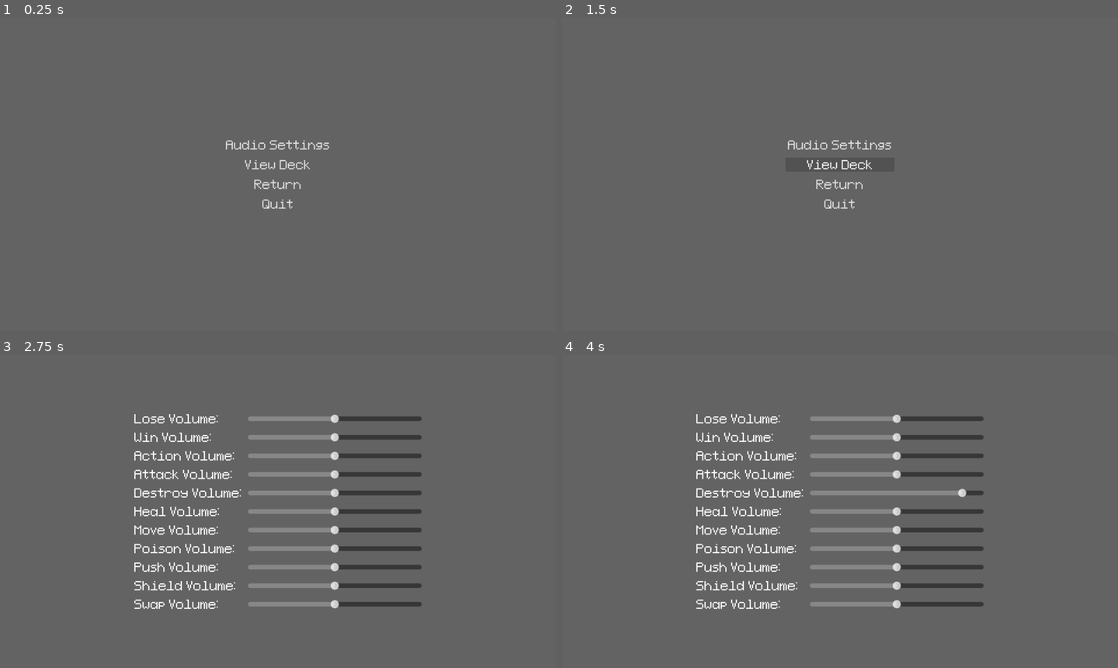
Above: before the commit, frames 1-4 (two rows, left to right).
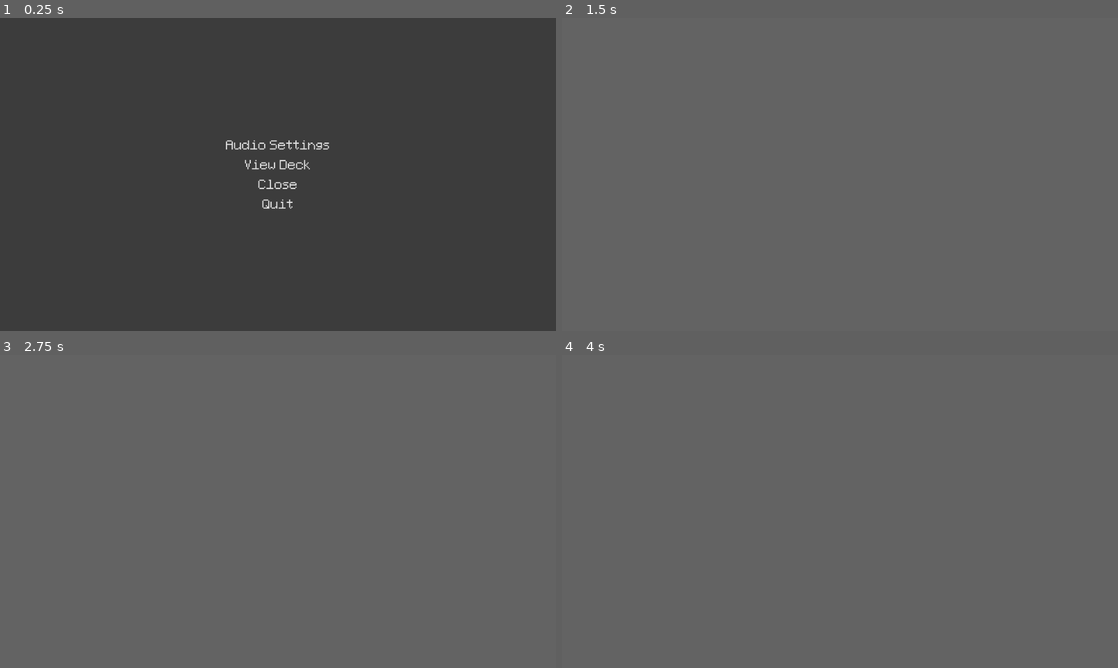
Above: after the commit, the same moments.

Repository: CattacoCattaco/strategy-deckbuilder-roguelike
Game: Godot game, scene res://pause_menu/pause_menu.tscn
The game is run twice, just before and just after one commit, with the same random seed, the same clock (stepped at 60 frames per second) and the same inputs. This scene is started directly instead of the project's main scene.
Inputs (mouse positions are in pixels of both pictures, inside the frame that each line leads up to):
- Up to frame 1 (0.25 s): no input
- Up to frame 2 (1.5 s): click (840, 183) at 0.5 s, where only the run before the commit has a clickable "Return"; click (840, 165) at 1.25 s, where only the run before the commit has a clickable "View Deck"
- Up to frame 3 (2.75 s): click (278, 483) at 2 s, where only the run before the commit has a clickable "Audio Settings"
- Up to frame 4 (4 s): tap Enter (skip_target) at 2.75 s; move the mouse to (962, 495) at 2.77 s; hold D (right) 2.78-3.5 s; tap E (do_event) at 2.85 s; click (962, 495) at 2.92 s; tap Space at 3.5 s; drag from (728, 527) to (812, 574) at 3.52 s

The runs differ from the first frame. In frame 1, 100% of the frame differs, in the area x 0-100%, y 0-100%; in frame 2, 0.5%; in frame 3, 7.4%; in frame 4, 7.4%.

Commit message:
Add Pause Menu Closing
The pause menu can now be opened from the tile grid, the world map, the deck selection screen, and the deck manipulation screen. It can then be closed to return to the screen you were on before. On an unrelated note, poison action flow actually poisons now.

Diff:
--- a/deck_manipulation_screen/deck_manipulation_screen.gd
+++ b/deck_manipulation_screen/deck_manipulation_screen.gd
@@ -2,6 +2,7 @@
 extends Control
 
 @export var deck_view_scene: PackedScene
+@export var pause_menu_scene: PackedScene
 
 @export var slot_sets: Array[SlotSet]
 @export var hand: Hand
@@ -39,7 +40,7 @@
 	GameSaver.save_deck_manipulation(self)
 
 
-func _unhandled_key_input(event: InputEvent) -> void:
+func _unhandled_input(event: InputEvent) -> void:
 	if event.is_action("view_deck"):
 		get_viewport().set_input_as_handled()
 		var deck_view: DeckView = deck_view_scene.instantiate()
@@ -47,6 +48,13 @@
 		deck_view.set_anchors_preset(Control.PRESET_CENTER)
 		deck_view.full_deck = world_map.player_deck
 		deck_view.show_deck()
+	elif event.is_action_pressed("enter_settings"):
+		get_viewport().set_input_as_handled()
+
+		var pause_menu: PauseMenu = pause_menu_scene.instantiate()
+		pause_menu.world_map = world_map
+
+		get_tree().root.add_child(pause_menu)
 
 
 func _focus_holder_gui_input(event: InputEvent) -> void:
--- a/deck_manipulation_screen/deck_manipulation_screen.tscn
+++ b/deck_manipulation_screen/deck_manipulation_screen.tscn
@@ -6,6 +6,7 @@
 [ext_resource type="Script" uid="uid://bibu4hvcj4j3e" path="res://deck_manipulation_screen/slot_set/slot_set.gd" id="2_g0t5s"]
 [ext_resource type="Script" uid="uid://bji1oaue4cmst" path="res://card/hand/hand.gd" id="2_wl2k6"]
 [ext_resource type="PackedScene" uid="uid://ddr5jt22gsudo" path="res://deck_view/deck_view.tscn" id="2_ya4dx"]
+[ext_resource type="PackedScene" uid="uid://bcnvy81p75c4i" path="res://pause_menu/pause_menu.tscn" id="3_4g6gn"]
 [ext_resource type="PackedScene" uid="uid://b2b416pbggqo4" path="res://card/card.tscn" id="3_dawdr"]
 [ext_resource type="Texture2D" uid="uid://cxl0d084p7fa3" path="res://deck_manipulation_screen/slot_set/plus.png" id="3_g0t5s"]
 [ext_resource type="Texture2D" uid="uid://bmwc7v524qmfj" path="res://deck_manipulation_screen/slot_set/arrow.png" id="4_ya4dx"]
@@ -19,6 +20,7 @@
 grow_vertical = 2
 script = ExtResource("1_h76y5")
 deck_view_scene = ExtResource("2_ya4dx")
+pause_menu_scene = ExtResource("3_4g6gn")
 slot_sets = [NodePath("SlotRegion/MergeSlotSet"), NodePath("SlotRegion/AddSymbolSlotSet"), NodePath("SlotRegion/PlusRan …(190 unchanged characters)…
 hand = NodePath("Hand")
 focus_card_holder = NodePath("FocusCardHolder")
--- a/deck_selection_screen/deck_selection_screen.gd
+++ b/deck_selection_screen/deck_selection_screen.gd
@@ -97,11 +97,12 @@
 		CardData.new([Modifier.Defend.new()], 3, 1),
 		CardData.new([Modifier.Defend.new(), Modifier.Swap.new(), Modifier.Push.new()], 1, 1),
 	],
-	UnlockCond.new(StatsManager.Stat.TOTAL_DAMAGE_CAUSED, 500, "Deal 500 damage.")),
+	UnlockCond.new(StatsManager.Stat.TOTAL_DAMAGE_CAUSED, 1000, "Deal 1000 damage.")),
 ]
 
 @export var deck_view_scene: PackedScene
 @export var world_map_scene: PackedScene
+@export var pause_menu_scene: PackedScene
 
 @export var deck_name_label: Label
 @export var locked_label: Label
@@ -131,6 +132,16 @@
 
 	setup_world_map.call_deferred()
 	_update_current_deck.call_deferred()
+
+
+func _unhandled_input(event: InputEvent) -> void:
+	if event.is_action_pressed("enter_settings"):
+		get_viewport().set_input_as_handled()
+
+		var pause_menu: PauseMenu = pause_menu_scene.instantiate()
+		pause_menu.deck_selection_screen = self
+
+		get_tree().root.add_child(pause_menu)
 
 
 func setup_world_map() -> void:
--- a/deck_selection_screen/deck_selection_screen.tscn
+++ b/deck_selection_screen/deck_selection_screen.tscn
@@ -1,10 +1,11 @@
-[gd_scene load_steps=9 format=3 uid="uid://ctg8erda034nl"]
+[gd_scene load_steps=10 format=3 uid="uid://ctg8erda034nl"]
 
 [ext_resource type="Script" uid="uid://b257j2086s2a0" path="res://deck_selection_screen/deck_selection_screen.gd" id="1_alses"]
 [ext_resource type="PackedScene" uid="uid://ddr5jt22gsudo" path="res://deck_view/deck_view.tscn" id="2_cmc68"]
 [ext_resource type="PackedScene" uid="uid://4gq17h5jwwyb" path="res://world_map/world_map.tscn" id="2_wo7o8"]
 [ext_resource type="FontFile" uid="uid://dcmcrpk7us45q" path="res://font/Pixel Font.ttf" id="3_8xbyr"]
 [ext_resource type="Theme" uid="uid://cb7yvbnqqc1l" path="res://buttons/flat_button.tres" id="4_cmc68"]
+[ext_resource type="PackedScene" uid="uid://bcnvy81p75c4i" path="res://pause_menu/pause_menu.tscn" id="4_vo2p6"]
 
 [sub_resource type="LabelSettings" id="LabelSettings_6ggko"]
 font = ExtResource("3_8xbyr")
@@ -26,6 +27,7 @@
 script = ExtResource("1_alses")
 deck_view_scene = ExtResource("2_cmc68")
 world_map_scene = ExtResource("2_wo7o8")
+pause_menu_scene = ExtResource("4_vo2p6")
 deck_name_label = NodePath("DeckOption/BG/NameLabel")
 locked_label = NodePath("DeckOption/BG/LockedLabel")
 unlock_cond_label = NodePath("DeckOption/BG/UnlockCondLabel")
--- a/deck_view/deck_view.gd
+++ b/deck_view/deck_view.gd
@@ -19,7 +19,7 @@
 	focus_card.deck_view = self
 
 
-func _unhandled_key_input(event: InputEvent) -> void:
+func _unhandled_input(event: InputEvent) -> void:
 	if event.is_action("exit"):
 		get_viewport().set_input_as_handled()
 		queue_free()
--- a/deck_view/deck_view.tscn
+++ b/deck_view/deck_view.tscn
@@ -4,6 +4,7 @@
 [ext_resource type="PackedScene" uid="uid://b2b416pbggqo4" path="res://card/card.tscn" id="2_kvp8g"]
 
 [node name="DeckView" type="Control" node_paths=PackedStringArray("card_holder", "focus_card_holder", "focus_card")]
+process_mode = 2
 z_index = 100
 custom_minimum_size = Vector2(960, 540)
 layout_mode = 3
--- a/pause_menu/pause_menu.gd
+++ b/pause_menu/pause_menu.gd
@@ -4,16 +4,23 @@
 @export var main_options_list: VBoxContainer
 @export var audio_settings_button: Button
 @export var deck_button: Button
-@export var return_button: Button
+@export var close_button: Button
 @export var quit_button: Button
 
 @export var audio_settings_menu: GridContainer
 @export var audio_settings_sliders: Array[Slider]
 @export var action_noise_player: ActionNoisePlayer
 
+var deck_selection_screen: DeckSelectionScreen
+var world_map: WorldMap
+var tile_grid: TileGrid
+
 
 func _ready() -> void:
+	get_tree().paused = true
+
 	audio_settings_button.pressed.connect(open_audio_settings)
+	close_button.pressed.connect(close)
 
 	for i in len(audio_settings_sliders):
 		var audio_settings_slider: Slider = audio_settings_sliders[i]
@@ -21,15 +28,24 @@
 
 	grab_focus.call_deferred()
 
+	if deck_selection_screen:
+		deck_button.hide()
+	else:
+		deck_button.show()
 
-func _unhandled_key_input(event: InputEvent) -> void:
-	if event.is_action("exit"):
+
+func _unhandled_input(event: InputEvent) -> void:
+	if event.is_action_pressed("exit"):
 		get_viewport().set_input_as_handled()
 		if audio_settings_menu.visible:
 			close_audio_settings()
-			print("hi")
 		else:
-			pass
+			close()
+
+
+func close() -> void:
+	queue_free()
+	get_tree().paused = false
 
 
 func open_audio_settings() -> void:
--- a/pause_menu/pause_menu.tscn
+++ b/pause_menu/pause_menu.tscn
@@ -10,7 +10,9 @@
 
 [sub_resource type="AudioStreamGenerator" id="AudioStreamGenerator_s1glv"]
 
-[node name="PauseMenu" type="Control" node_paths=PackedStringArray("main_options_list", "audio_settings_button", "deck_button", "return_button", "quit_button", "audio_settings_menu", "audio_settings_sliders", "action_noise_player")]
+[node name="PauseMenu" type="Control" node_paths=PackedStringArray("main_options_list", "audio_settings_button", "deck_button", "close_button", "quit_button", "audio_settings_menu", "audio_settings_sliders", "action_noise_player")]
+process_mode = 2
+z_index = 100
 layout_mode = 3
 anchors_preset = 15
 anchor_right = 1.0
@@ -22,7 +24,7 @@
 main_options_list = NodePath("Options")
 audio_settings_button = NodePath("Options/AudioSettingsButton")
 deck_button = NodePath("Options/DeckButton")
-return_button = NodePath("Options/ReturnButton")
+close_button = NodePath("Options/CloseButton")
 quit_button = NodePath("Options/QuitButton")
 audio_settings_menu = NodePath("AudioSettings")
 audio_settings_sliders = [NodePath("AudioSettings/LoseVolumeSlider"), NodePath("AudioSettings/WinVolumeSlider"), NodePa …(400 unchanged characters)…
@@ -36,7 +38,7 @@
 grow_horizontal = 2
 grow_vertical = 2
 mouse_filter = 2
-color = Color(0.3882353, 0.3882353, 0.3882353, 0.49803922)
+color = Color(0.18431373, 0.18431373, 0.18431373, 0.7490196)
 
 [node name="Options" type="VBoxContainer" parent="."]
 layout_mode = 1
@@ -66,11 +68,11 @@
 theme = ExtResource("1_5hbt6")
 text = "View Deck"
 
-[node name="ReturnButton" type="Button" parent="Options"]
-layout_mode = 2
-mouse_filter = 1
-theme = ExtResource("1_5hbt6")
-text = "Return"
+[node name="CloseButton" type="Button" parent="Options"]
+layout_mode = 2
+mouse_filter = 1
+theme = ExtResource("1_5hbt6")
+text = "Close"
 
 [node name="QuitButton" type="Button" parent="Options"]
 layout_mode = 2
--- a/project.godot
+++ b/project.godot
@@ -47,31 +47,26 @@
 up={
 "deadzone": 0.2,
 "events": [Object(InputEventKey,"resource_local_to_scene":false,"resource_name":"","device":-1,"window_id":0,"alt_press …(192 unchanged characters)…
-, Object(InputEventKey,"resource_local_to_scene":false,"resource_name":"","device":-1,"window_id":0,"alt_pressed":false,"shift_pressed":false,"ctrl_pressed":false,"meta_pressed":false,"pressed":false,"keycode":0,"physical_keycode":0,"key_label":4194320,"unicode":0,"location":0,"echo":false,"script":null)
 ]
 }
 left={
 "deadzone": 0.2,
 "events": [Object(InputEventKey,"resource_local_to_scene":false,"resource_name":"","device":-1,"window_id":0,"alt_press …(191 unchanged characters)…
-, Object(InputEventKey,"resource_local_to_scene":false,"resource_name":"","device":-1,"window_id":0,"alt_pressed":false,"shift_pressed":false,"ctrl_pressed":false,"meta_pressed":false,"pressed":false,"keycode":0,"physical_keycode":0,"key_label":4194319,"unicode":0,"location":0,"echo":false,"script":null)
 ]
 }
 down={
 "deadzone": 0.2,
 "events": [Object(InputEventKey,"resource_local_to_scene":false,"resource_name":"","device":-1,"window_id":0,"alt_press …(192 unchanged characters)…
-, Object(InputEventKey,"resource_local_to_scene":false,"resource_name":"","device":-1,"window_id":0,"alt_pressed":false,"shift_pressed":false,"ctrl_pressed":false,"meta_pressed":false,"pressed":false,"keycode":0,"physical_keycode":0,"key_label":4194322,"unicode":0,"location":0,"echo":false,"script":null)
 ]
 }
 right={
 "deadzone": 0.2,
 "events": [Object(InputEventKey,"resource_local_to_scene":false,"resource_name":"","device":-1,"window_id":0,"alt_press …(192 unchanged characters)…
-, Object(InputEventKey,"resource_local_to_scene":false,"resource_name":"","device":-1,"window_id":0,"alt_pressed":false,"shift_pressed":false,"ctrl_pressed":false,"meta_pressed":false,"pressed":false,"keycode":0,"physical_keycode":0,"key_label":4194321,"unicode":0,"location":0,"echo":false,"script":null)
 ]
 }
 do_event={
 "deadzone": 0.2,
-"events": [Object(InputEventKey,"resource_local_to_scene":fa …(140 unchanged characters)… d":false,"keycode":0,"physical_keycode":0,"key_label":4194309,"unicode":0,"location":0,"echo":false,"script":null)
-, Object(InputEventKey,"resource_local_to_scene":false,"resource_name":"","device":-1,"window_id":0,"alt_pressed":false,"shift_pressed":false,"ctrl_pressed":false,"meta_pressed":false,"pressed":false,"keycode":0,"physical_keycode":69,"key_label":0,"unicode":101,"location":0,"echo":false,"script":null)
+"events": [Object(InputEventKey,"resource_local_to_scene":fa …(140 unchanged characters)… d":false,"keycode":0,"physical_keycode":69,"key_label":0,"unicode":101,"location":0,"echo":false,"script":null)
 ]
 }
 skip_target={
@@ -89,6 +84,11 @@
 "events": [Object(InputEventKey,"resource_local_to_scene":false,"resource_name":"","device":-1,"window_id":0,"alt_press …(195 unchanged characters)…
 ]
 }
+enter_settings={
+"deadzone": 0.2,
+"events": [Object(InputEventKey,"resource_local_to_scene":false,"resource_name":"","device":-1,"window_id":0,"alt_pressed":false,"shift_pressed":false,"ctrl_pressed":false,"meta_pressed":false,"pressed":false,"keycode":0,"physical_keycode":0,"key_label":4194305,"unicode":0,"location":0,"echo":false,"script":null)
+]
+}
 
 [rendering]
 
--- a/tile_grid/level_builder/level_builder.gd
+++ b/tile_grid/level_builder/level_builder.gd
@@ -136,7 +136,11 @@
 			if EnemyActionSource.get_player_distance_from_vec(pos, tile_grid, false) == -1:
 				designated_movement_region.erase(pos)
 
-	var current_enemies: WeightedObjectList = enemies_by_level[world_map.world_num]
+	var current_enemies: WeightedObjectList
+	if world_map.world_num < len(enemies_by_level):
+		current_enemies = enemies_by_level[world_map.world_num]
+	else:
+		current_enemies = enemies_by_level[len(enemies_by_level) - 1]
 
 	for i in range(enemy_count):
 		var pos_index: int = randi_range(0, len(designated_movement_region) - 1)
--- a/tile_grid/tile/tile_object/data/action_source/enemy_action_flow/poison_action_flow.gd
+++ b/tile_grid/tile/tile_object/data/action_source/enemy_action_flow/poison_action_flow.gd
@@ -44,7 +44,7 @@
 	else:
 		target_pos = Vector2i(-1, -1)
 
-	var modifiers: Array[Modifier] = [Modifier.Attack.new()]
+	var modifiers: Array[Modifier] = [Modifier.Poison.new()]
 	if can_jump:
 		modifiers.append(Modifier.Jump.new())
 
--- a/tile_grid/tile_grid.gd
+++ b/tile_grid/tile_grid.gd
@@ -6,10 +6,12 @@
 
 @export var tile_scene: PackedScene
 @export var deck_view_scene: PackedScene
+@export var pause_menu_scene: PackedScene
 
 @export var level_builder: LevelBuilder
 @export var round_manager: RoundManager
 @export var camera: Camera2D
+@export var ui: Control
 @export var hand: Hand
 @export var your_turn_label: Label
 @export var focus_card_holder: ColorRect
@@ -44,7 +46,7 @@
 	focus_card.hand = hand
 
 
-func _unhandled_key_input(event: InputEvent) -> void:
+func _unhandled_input(event: InputEvent) -> void:
 	if event.is_action("zoom"):
 		get_viewport().set_input_as_handled()
 		if scale == Vector2(1, 1):
@@ -66,6 +68,13 @@
 		deck_view.set_anchors_preset(Control.PRESET_CENTER)
 		deck_view.full_deck = world_map.player_deck
 		deck_view.show_deck()
+	elif event.is_action_pressed("enter_settings"):
+		get_viewport().set_input_as_handled()
+
+		var pause_menu: PauseMenu = pause_menu_scene.instantiate()
+		pause_menu.tile_grid = self
+
+		ui.add_child(pause_menu)
 
 
 func _focus_holder_gui_input(event: InputEvent) -> void:
--- a/tile_grid/tile_grid.tscn
+++ b/tile_grid/tile_grid.tscn
@@ -7,6 +7,7 @@
 [ext_resource type="Script" uid="uid://cvaphaq5sg73r" path="res://tile_grid/level_builder/level_builder.gd" id="3_tunm5"]
 [ext_resource type="Resource" uid="uid://dy6mxnqsycfeo" path="res://tile_grid/tile/tile_object/data/objects/red_tile.tres" id="4_0vku6"]
 [ext_resource type="Resource" uid="uid://dbbpwgdj87um5" path="res://tile_grid/tile/tile_object/data/objects/player.tres" id="4_kqtwp"]
+[ext_resource type="PackedScene" uid="uid://bcnvy81p75c4i" path="res://pause_menu/pause_menu.tscn" id="4_pjlwf"]
 [ext_resource type="Script" uid="uid://g0hmwqu3bxiu" path="res://tile_grid/tile/tile_object/data/tile_object_data.gd" id="4_t02f7"]
 [ext_resource type="Script" uid="uid://l1wi31t0k3hd" path="res://tile_grid/level_builder/environment.gd" id="7_tuu3s"]
 [ext_resource type="Script" uid="uid://drke1av0c1b7k" path="res://tile_grid/round_manager/round_manager.gd" id="8_5axyk"]
@@ -66,13 +67,15 @@
 
 [sub_resource type="AudioStreamGenerator" id="AudioStreamGenerator_jts4o"]
 
-[node name="TileGrid" type="Node2D" node_paths=PackedStringArray("level_builder", "round_manager", "camera", "hand", "your_turn_label", "focus_card_holder", "focus_card", "lose_screen", "return_button", "win_screen", "action_noise_player")]
+[node name="TileGrid" type="Node2D" node_paths=PackedStringArray("level_builder", "round_manager", "camera", "ui", "hand", "your_turn_label", "focus_card_holder", "focus_card", "lose_screen", "return_button", "win_screen", "action_noise_player")]
 script = ExtResource("1_slx1t")
 tile_scene = ExtResource("2_fwkuo")
 deck_view_scene = ExtResource("3_8yilv")
+pause_menu_scene = ExtResource("4_pjlwf")
 level_builder = NodePath("LevelBuilder")
 round_manager = NodePath("RoundManager")
 camera = NodePath("DraggableCamera")
+ui = NodePath("DraggableCamera/UI")
 hand = NodePath("DraggableCamera/UI/Hand")
 your_turn_label = NodePath("DraggableCamera/UI/YourTurnLabel")
 focus_card_holder = NodePath("DraggableCamera/UI/FocusCardHolder")
--- a/world_map/world_map.gd
+++ b/world_map/world_map.gd
@@ -7,12 +7,14 @@
 @export var level_scene: PackedScene
 @export var deck_manipulation_scene: PackedScene
 @export var deck_view_scene: PackedScene
+@export var pause_menu_scene: PackedScene
 
 @export var player: AnimatedSprite2D
-@export var you_win_screen: ColorRect
 @export var return_button: Button
 @export var endless_button: Button
 @export var camera: DraggableCamera
+@export var ui: Control
+@export var you_win_screen: ColorRect
 @export var action_noise_player: ActionNoisePlayer
 
 @export var win_world_num: int = 4
@@ -44,7 +46,7 @@
 	endless_button.pressed.connect(enter_endless)
 
 
-func _unhandled_key_input(event: InputEvent) -> void:
+func _unhandled_input(event: InputEvent) -> void:
 	if event.is_action("up"):
 		get_viewport().set_input_as_handled()
 		try_move_player_in_dir(Vector2i(0, -1))
@@ -78,6 +80,14 @@
 		deck_view.set_anchors_preset(Control.PRESET_CENTER)
 		deck_view.full_deck = player_deck
 		deck_view.show_deck()
+	elif event.is_action_pressed("enter_settings"):
+		get_viewport().set_input_as_handled()
+
+		var pause_menu: PauseMenu = pause_menu_scene.instantiate()
+		pause_menu.world_map = self
+
+		ui.add_child(pause_menu)
+		pause_menu.set_anchors_preset(Control.PRESET_CENTER)
 
 
 func player_deck_updated() -> void:
@@ -233,7 +243,6 @@
 			world_num += 1
 			if world_num == win_world_num:
 				you_win_screen.show()
-				await endless_entered
 			generate_map()
 		WorldMapTile.EventType.ENCOUNTER:
 			if not tile.completed:
--- a/world_map/world_map.tscn
+++ b/world_map/world_map.tscn
@@ -7,6 +7,7 @@
 [ext_resource type="Texture2D" uid="uid://b3jwdtrjlyjor" path="res://tile_grid/tile/tile_object/textures/player.png" id="3_g238a"]
 [ext_resource type="PackedScene" uid="uid://kjvs4xvvrmvc" path="res://deck_manipulation_screen/deck_manipulation_screen.tscn" id="4_nirhn"]
 [ext_resource type="PackedScene" uid="uid://ddr5jt22gsudo" path="res://deck_view/deck_view.tscn" id="5_yqyfv"]
+[ext_resource type="PackedScene" uid="uid://bcnvy81p75c4i" path="res://pause_menu/pause_menu.tscn" id="6_7qa00"]
 [ext_resource type="FontFile" uid="uid://dcmcrpk7us45q" path="res://font/Pixel Font.ttf" id="7_drcok"]
 [ext_resource type="Theme" uid="uid://cb7yvbnqqc1l" path="res://buttons/flat_button.tres" id="8_wfu35"]
 [ext_resource type="Script" uid="uid://bh200pq2cqhm0" path="res://sounds/action_noise_player.gd" id="10_wfu35"]
@@ -52,17 +53,19 @@
 font_size = 64
 font_color = Color(0.8745098, 0.8745098, 0.8745098, 1)
 
-[node name="WorldMap" type="Node2D" node_paths=PackedStringArray("player", "you_win_screen", "return_button", "endless_button", "camera", "action_noise_player")]
+[node name="WorldMap" type="Node2D" node_paths=PackedStringArray("player", "return_button", "endless_button", "camera", "ui", "you_win_screen", "action_noise_player")]
 script = ExtResource("1_yw1td")
 tile_scene = ExtResource("2_wrpkp")
 level_scene = ExtResource("3_fsjge")
 deck_manipulation_scene = ExtResource("4_nirhn")
 deck_view_scene = ExtResource("5_yqyfv")
+pause_menu_scene = ExtResource("6_7qa00")
 player = NodePath("Player")
-you_win_screen = NodePath("YouWinScreen")
-return_button = NodePath("YouWinScreen/ReturnToMenuButton")
-endless_button = NodePath("YouWinScreen/EndlessButton")
+return_button = NodePath("Camera2D/UI/YouWinScreen/ReturnToMenuButton")
+endless_button = NodePath("Camera2D/UI/YouWinScreen/EndlessButton")
 camera = NodePath("Camera2D")
+ui = NodePath("Camera2D/UI")
+you_win_screen = NodePath("Camera2D/UI/YouWinScreen")
 action_noise_player = NodePath("ActionNoisePlayer")
 win_world_num = 2
 
@@ -72,20 +75,45 @@
 frame_progress = 0.9810554
 centered = false
 
-[node name="YouWinScreen" type="ColorRect" parent="."]
-visible = false
+[node name="Camera2D" type="Camera2D" parent="." node_paths=PackedStringArray("world_map")]
+script = ExtResource("1_088kp")
+world_map = NodePath("..")
+
+[node name="UI" type="Control" parent="Camera2D"]
 z_index = 10
 custom_minimum_size = Vector2(960, 540)
+layout_mode = 3
 anchors_preset = 8
 anchor_left = 0.5
 anchor_top = 0.5
 anchor_right = 0.5
 anchor_bottom = 0.5
+offset_left = -480.0
+offset_top = -270.0
+offset_right = 480.0
+offset_bottom = 270.0
+grow_horizontal = 2
+grow_vertical = 2
+
+[node name="YouWinScreen" type="ColorRect" parent="Camera2D/UI"]
+visible = false
+z_index = 10
+custom_minimum_size = Vector2(960, 540)
+layout_mode = 1
+anchors_preset = 8
+anchor_left = 0.5
+anchor_top = 0.5
+anchor_right = 0.5
+anchor_bottom = 0.5
+offset_left = -480.0
+offset_top = -270.0
+offset_right = 480.0
+offset_bottom = 270.0
 grow_horizontal = 2
 grow_vertical = 2
 color = Color(0, 1, 0, 0.4745098)
 
-[node name="YouWinLabel" type="Label" parent="YouWinScreen"]
+[node name="YouWinLabel" type="Label" parent="Camera2D/UI/YouWinScreen"]
 layout_mode = 1
 anchors_preset = -1
 anchor_left = 0.5
@@ -99,7 +127,7 @@
 horizontal_alignment = 1
 vertical_alignment = 1
 
-[node name="ReturnToMenuButton" type="Button" parent="YouWinScreen"]
+[node name="ReturnToMenuButton" type="Button" parent="Camera2D/UI/YouWinScreen"]
 layout_mode = 1
 anchors_preset = -1
 anchor_left = 0.5
@@ -112,7 +140,7 @@
 theme_override_font_sizes/font_size = 24
 text = "Return to Menu"
 
-[node name="EndlessButton" type="Button" parent="YouWinScreen"]
+[node name="EndlessButton" type="Button" parent="Camera2D/UI/YouWinScreen"]
 layout_mode = 1
 anchors_preset = -1
 anchor_left = 0.5
@@ -125,10 +153,6 @@
 theme_override_font_sizes/font_size = 24
 text = "Endless"
 
-[node name="Camera2D" type="Camera2D" parent="." node_paths=PackedStringArray("world_map")]
-script = ExtResource("1_088kp")
-world_map = NodePath("..")
-
 [node name="ActionNoisePlayer" type="AudioStreamPlayer" parent="."]
 script = ExtResource("10_wfu35")
 metadata/_custom_type_script = "uid://bh200pq2cqhm0"
Not shown: 1 places in deck_manipulation_screen/deck_manipulation_screen.tscn that only renumber resources
Not shown: 1 places in tile_grid/tile_grid.tscn that only renumber resources
Not shown: 1 places in world_map/world_map.tscn that only renumber resources
